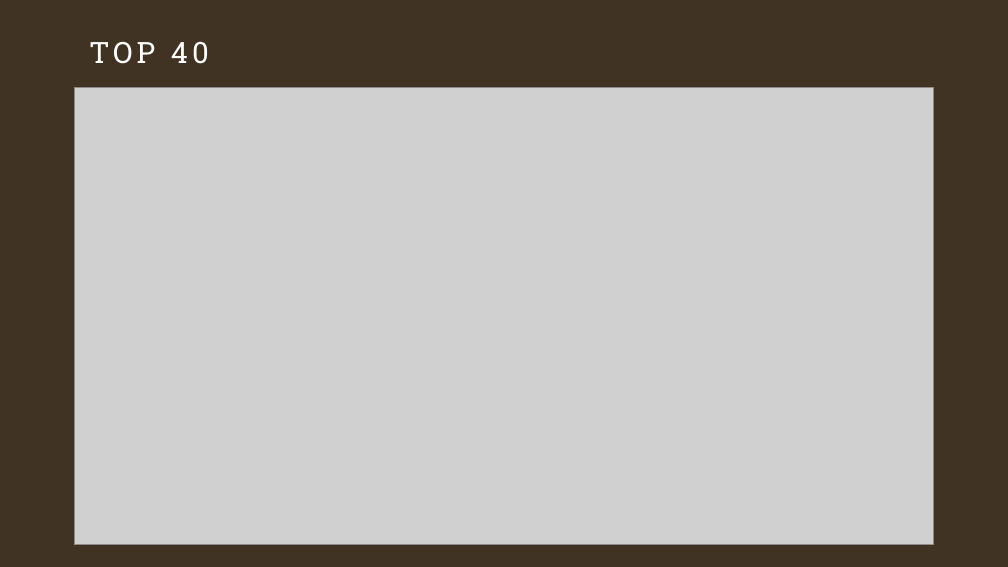
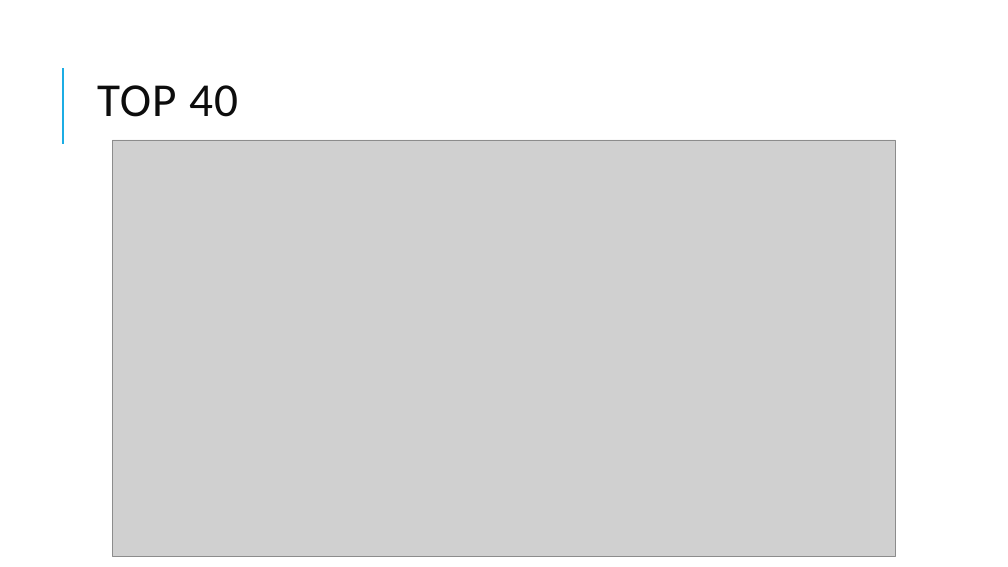
Before and after one commit to GitCass01/italian-cinemas-sciviz, a slide deck: slide 16 of presentazione_davide_carniselli.pptx (slide 15 before the commit). Drawn at 1008x567 pixels with LibreOffice and Linux fonts; fonts in the diff are those of the drawing; grey boxes stand for pictures. Boxes give left, top, right and bottom in pixels: in the first picture for what was removed or moved away, otherwise in the second. Text is boxed around its words. In the diff, an @@ line names an element or a change of style, - is before the commit and + after.

```diff
--- a/presentazione_davide_carniselli.pptx
+++ b/presentazione_davide_carniselli.pptx
@@ background #413324 to #FFFFFF @@
@@ line added from (63, 144) to (63, 68), #1CADE4 1.5 pt @@
@@ title "TOP 40" moved from (x1=89, y1=41, x2=209, y2=64) to (x1=97, y1=85, x2=238, y2=117) @@
@@ title "TOP 40" at (x1=97, y1=85, x2=238, y2=117): size 28 to 45 pt, font Roboto Slab to Calibri, text colour #FFFFFF to #0D0D0D, letter spacing 4 to 1 pt; line spacing 1 to 0.8; vertical alignment top to middle @@
@@ picture resized from (x1=74, y1=88, x2=934, y2=545) to (x1=113, y1=140, x2=895, y2=557) @@
```
Also in this commit, not shown: 27 other slides changed, 2 slides added, 1 slide removed, 1 other file.
